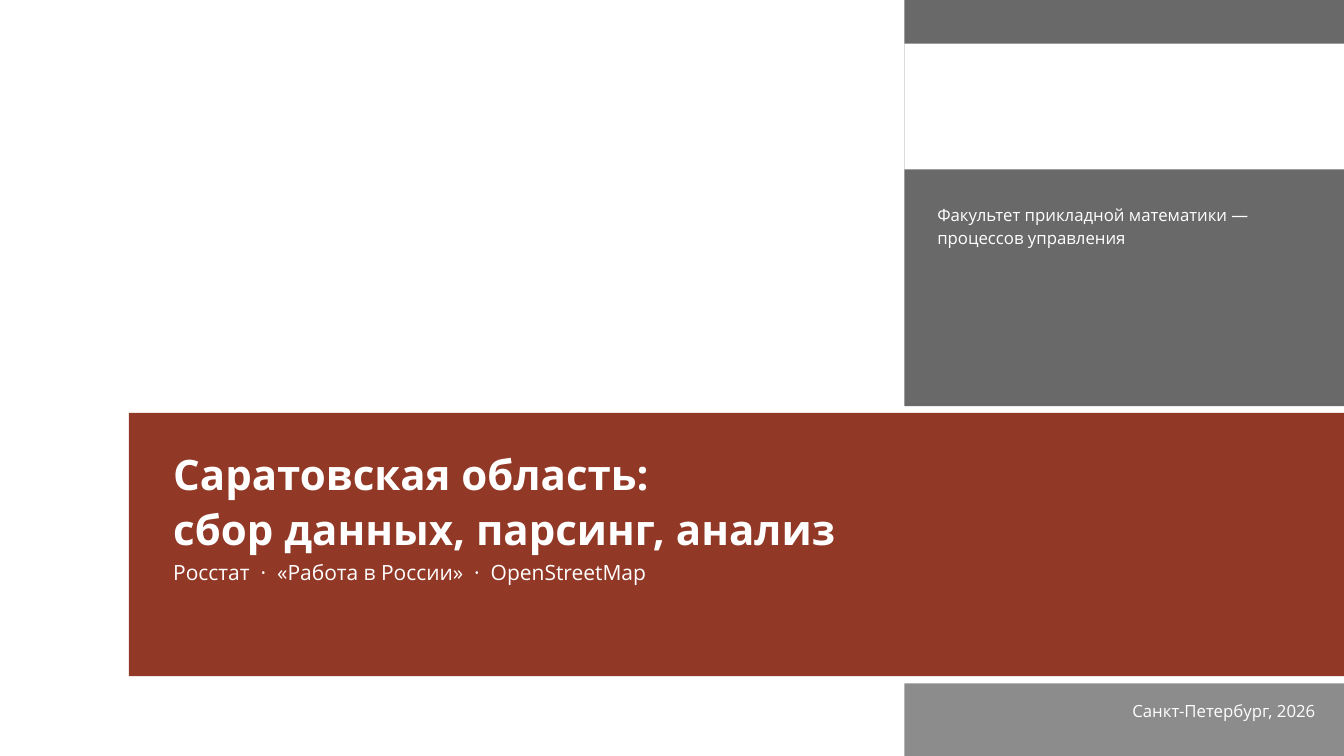
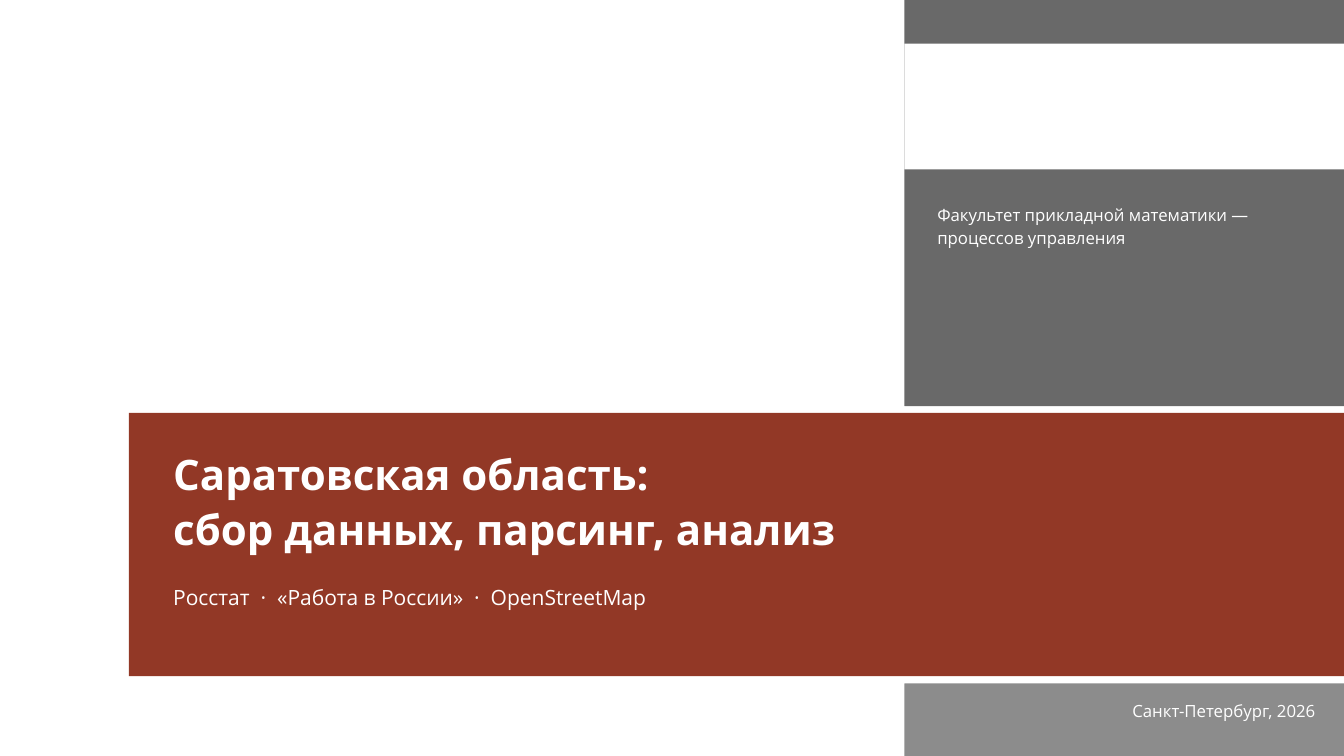
Before and after one commit to Seabas1/Analysis-of-regions, a slide deck: slide 1 of Саратовская_область_презентация_СПбГУ.pptx. Drawn at 1344x756 pixels with LibreOffice and Linux fonts; fonts in the diff are those of the drawing; background and template pictures are left out. Boxes give left, top, right and bottom in pixels: in the first picture for what was removed or moved away, otherwise in the second. Text is boxed around its words. In the diff, an @@ line names an element or a change of style, - is before the commit and + after.

```diff
--- a/Саратовская_область_презентация_СПбГУ.pptx
+++ b/Саратовская_область_презентация_СПбГУ.pptx
@@ text "Росстат · «Работа в России» ...": place and size @@
-text "Росстат · «Работа в России» ..." at [173, 564, 646, 585]
+text "Росстат · «Работа в России» ..." at [173, 589, 646, 610]
```
Also in this commit, not shown: 10 other slides changed, 2 other files.
